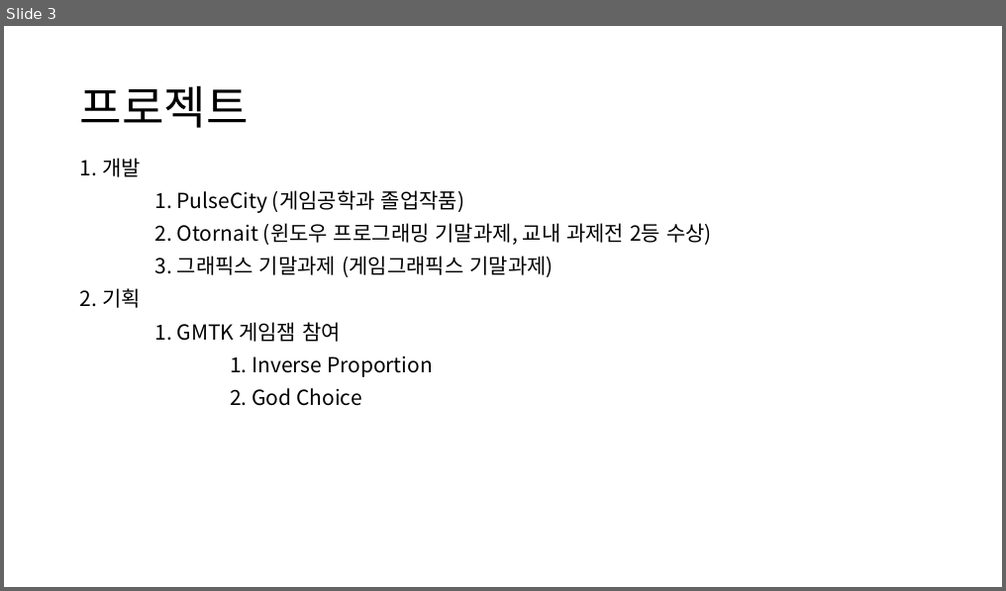
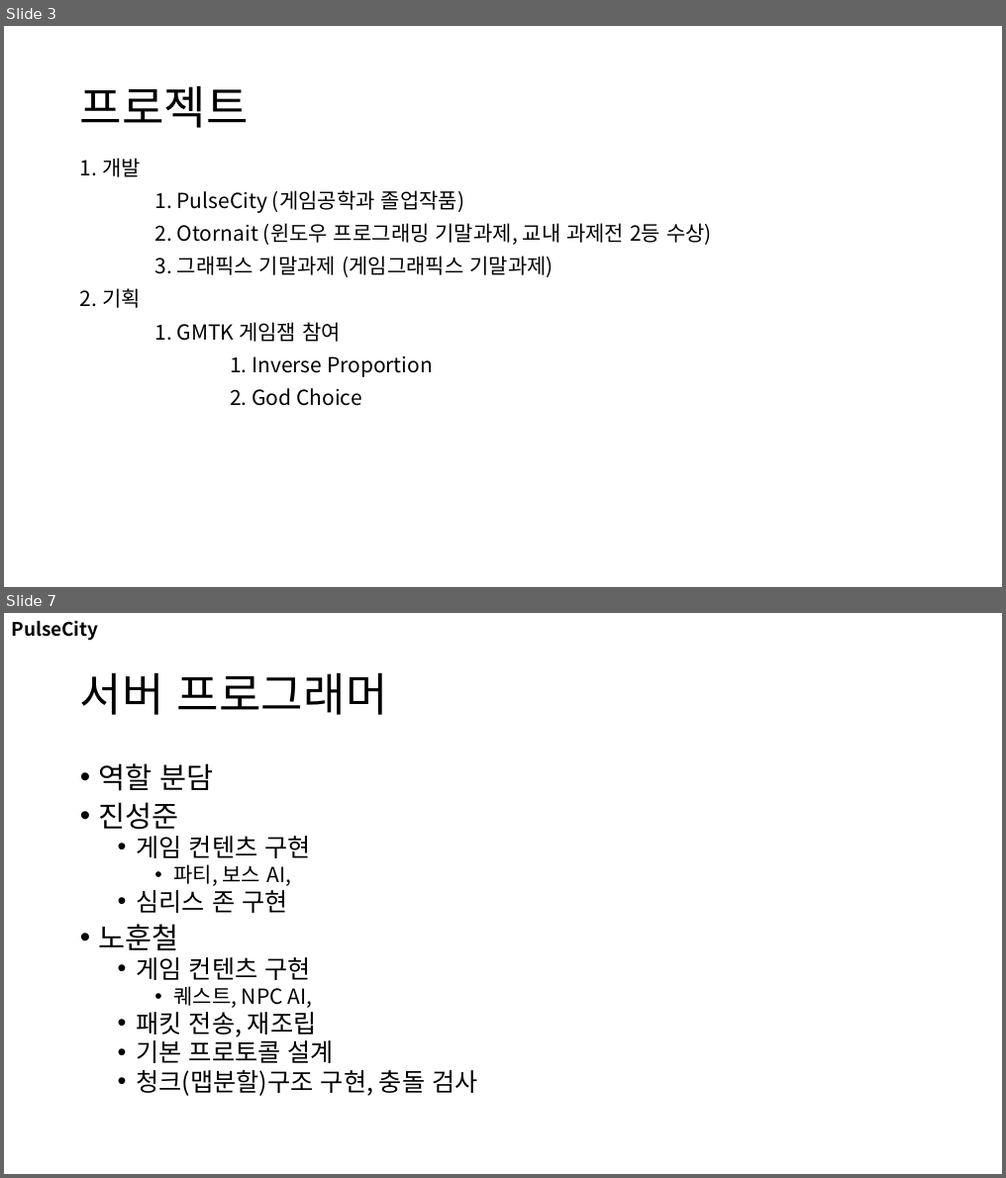
Before and after one commit to nohc2001/PulseCity, a slide deck: 포트폴리오/노훈철 포트폴리오.pptx. Shown one above the other, each under a label of ours: slide 3 before the commit, slides 3 and 7 after it; the slides between them are not shown. The pictures are 1006x591 and 1006x1178 pixels, drawn with LibreOffice and Linux fonts; fonts in the diff are those of the drawing. Boxes give left, top, right and bottom in pixels: in the first picture for what was removed or moved away, otherwise in the second. Text is boxed around its words. In the diff, an @@ line names an element or a change of style, - is before the commit and + after.

Commit message:
2026-07-20 종합설계 2

```diff
--- a/포트폴리오/노훈철 포트폴리오.pptx
+++ b/포트폴리오/노훈철 포트폴리오.pptx
@@ slide 7 added at (4,613,1002,1174), background #FFFFFF @@
@@ text added at (11,620,98,641), 18 pt, text #000000, bold @@
+PulseCity
@@ title added at (80,672,388,715), 44 pt, text #000000 @@
+서버 프로그래머
@@ text added at (99,763,477,1096), 24 pt, text #000000 @@
+• 역할 분담
+• 진성준
+  • 게임 컨텐츠 구현
+    • 파티, 보스 AI,
+  • 심리스 존 구현
+• 노훈철
+  • 게임 컨텐츠 구현
+    • 퀘스트, NPC AI,
+  • 패킷 전송, 재조립
+  • 기본 프로토콜 설계
+  • 청크(맵분할)구조 구현, 충돌 검사
```
Also in this commit, not shown: 11 slides changed, 2 other files.
